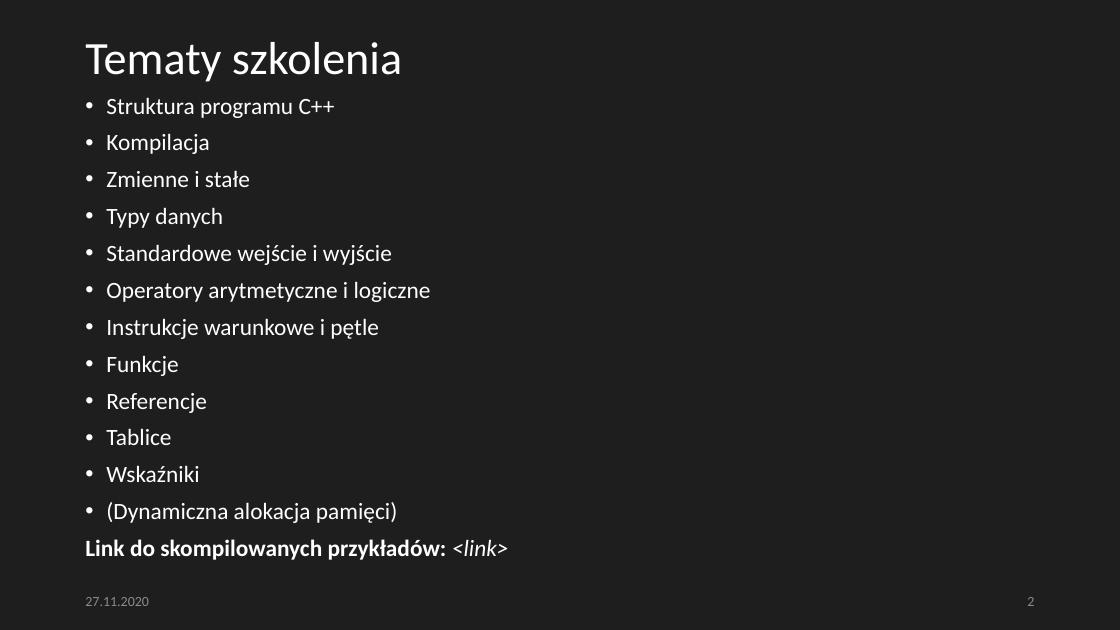
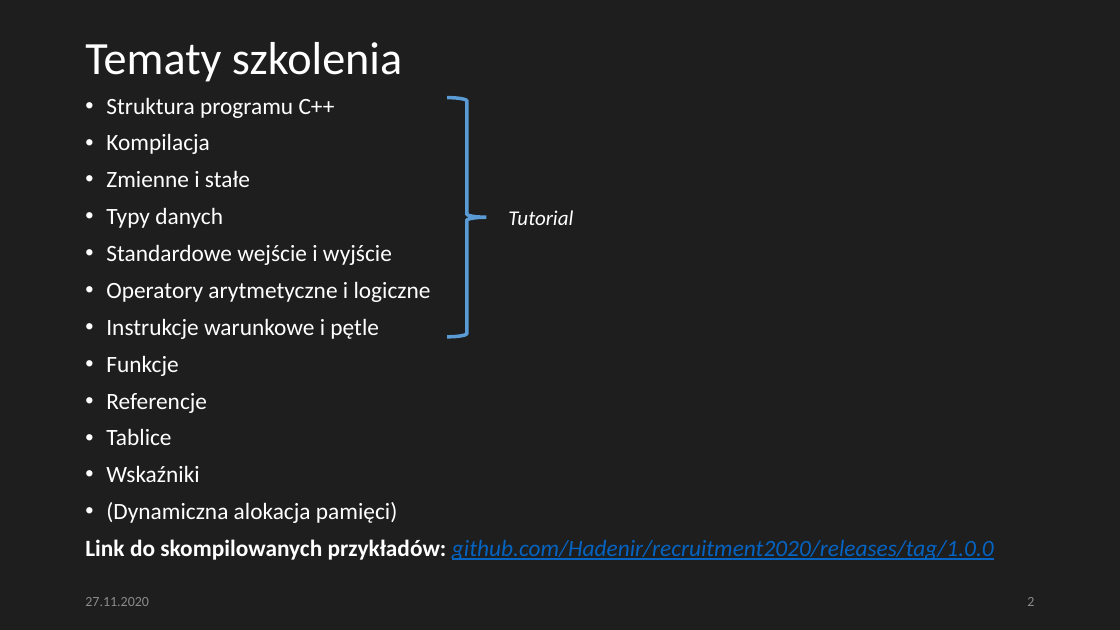
Before and after one commit to Hadenir/recruitment2020, a slide deck: slide 2 of basics/presentation.pptx. Drawn at 1120x630 pixels with LibreOffice and Linux fonts; fonts in the diff are those of the drawing. Boxes give left, top, right and bottom in pixels: in the first picture for what was removed or moved away, otherwise in the second. Text is boxed around its words. In the diff, an @@ line names an element or a change of style, - is before the commit and + after.

```diff
--- a/basics/presentation.pptx
+++ b/basics/presentation.pptx
@@ right brace added at (447, 97, 486, 337), outline #5B9BD5 3 pt @@
@@ text added at (508, 210, 573, 225), 18 pt, text #FFFFFF, italic @@
+Tutorial
@@ text at (85, 539, 994, 560): text changed; text colour #FFFFFF to #0563C1; bold off; italic on @@
-Link do skompilowanych przykładów: <link>
+Link do skompilowanych przykładów: github.com/Hadenir/recruitment2020/releases/tag/1.0.0
```
Also in this commit, not shown: 2 other slides changed, 1 slide added.
